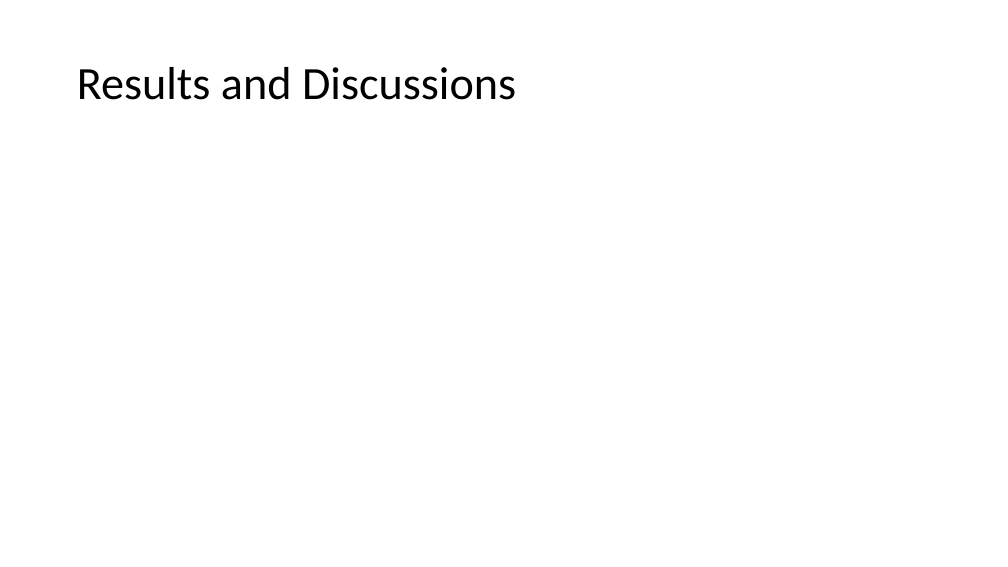
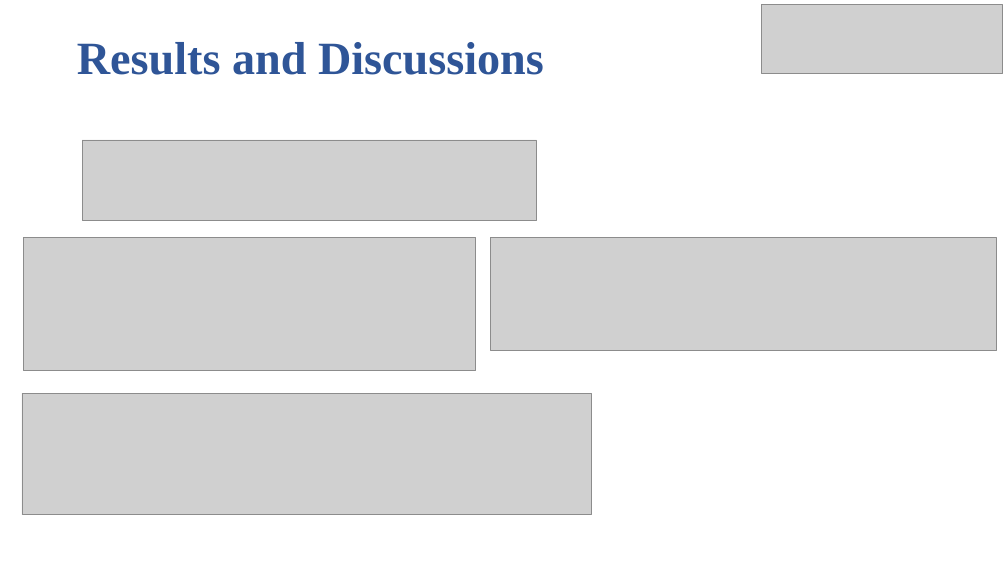
Before and after one commit to ashishdhyani/arid-dl, a slide deck: slide 8 of Thesis/Thesis.pptx (slide 7 before the commit). Drawn at 1008x567 pixels with LibreOffice and Linux fonts; fonts in the diff are those of the drawing; grey boxes stand for pictures. Boxes give left, top, right and bottom in pixels: in the first picture for what was removed or moved away, otherwise in the second. Text is boxed around its words. In the diff, an @@ line names an element or a change of style, - is before the commit and + after.

```diff
--- a/Thesis/Thesis.pptx
+++ b/Thesis/Thesis.pptx
@@ title "Results and Discussions": place and size @@
-title "Results and Discussions" at <box>77,67,516,100</box>
+title "Results and Discussions" at <box>77,42,544,75</box>
@@ title "Results and Discussions" at <box>77,42,544,75</box>: font Calibri to Times New Roman, text colour #000000 to #2F5597, bold on @@
@@ picture added at <box>762,5,1003,73</box> @@
@@ picture added at <box>82,140,537,221</box> @@
@@ picture added at <box>23,237,476,371</box> @@
@@ picture added at <box>490,237,996,350</box> @@
@@ picture added at <box>22,393,591,515</box> @@
```
Also in this commit, not shown: 4 other slides changed, 4 slides added, 2 slides removed, 17 other files.
